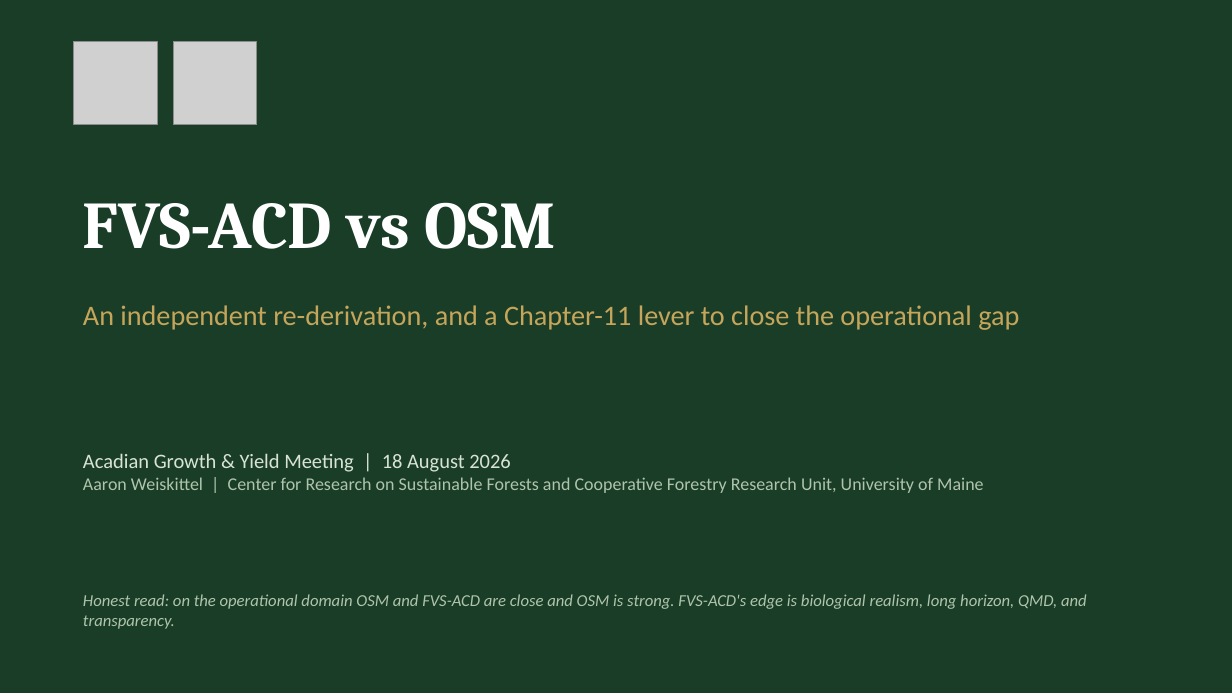
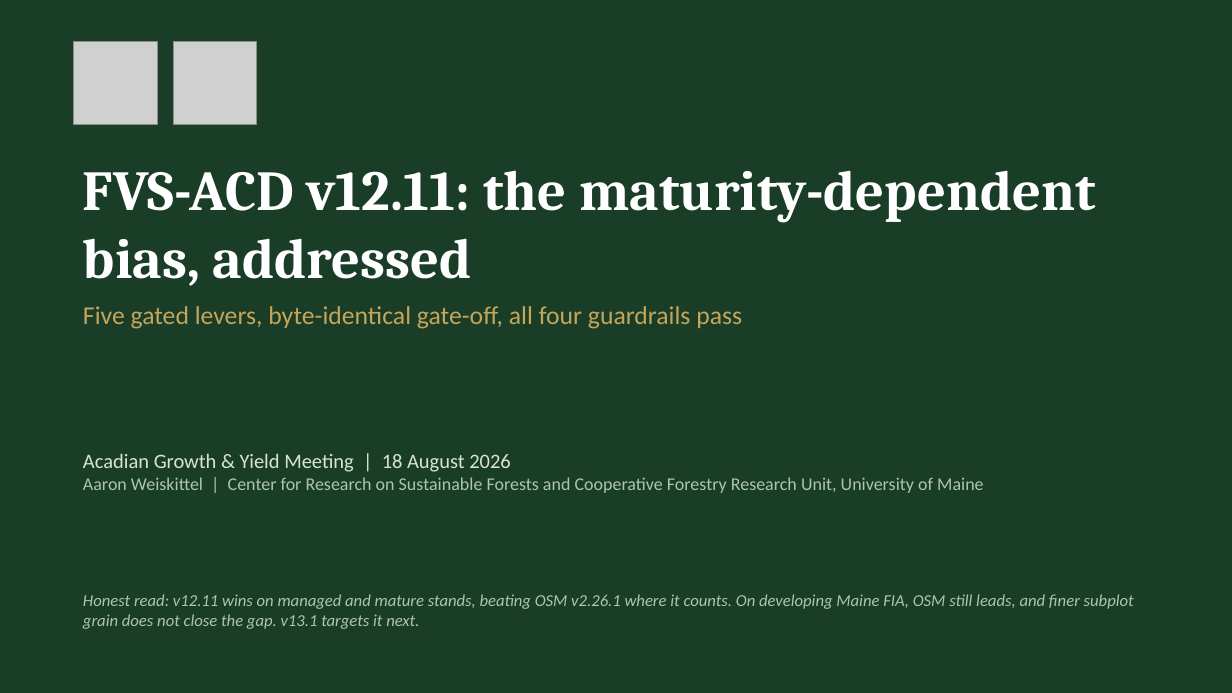
Before and after one commit to holoros/fvs-acd, a slide deck: slide 1 of FVS-ACD_Hennigar_Aug2026.pptx. Drawn at 1232x693 pixels with LibreOffice and Linux fonts; fonts in the diff are those of the drawing; grey boxes stand for pictures. Boxes give left, top, right and bottom in pixels: in the first picture for what was removed or moved away, otherwise in the second. Text is boxed around its words. In the diff, an @@ line names an element or a change of style, - is before the commit and + after.

```diff
--- a/FVS-ACD_Hennigar_Aug2026.pptx
+++ b/FVS-ACD_Hennigar_Aug2026.pptx
@@ text at (83, 170, 1096, 286): text changed; size 52 to 44 pt @@
-FVS-ACD vs OSM
+FVS-ACD v12.11: the maturity-dependent bias, addressed
@@ text at (83, 306, 742, 329): text changed; size 22 to 20 pt @@
-An independent re-derivation, and a Chapter-11 lever to close the operational gap
+Five gated levers, byte-identical gate-off, all four guardrails pass
@@ text at (83, 594, 1134, 629): text changed @@
-Honest read: on the operational domain OSM and FVS-ACD are close and OSM is strong. FVS-ACD's edge is biological realism, long horizon, QMD, and transparency.
+Honest read: v12.11 wins on managed and mature stands, beating OSM v2.26.1 where it counts. On developing Maine FIA, OSM still leads, and finer subplot grain does not close the gap. v13.1 targets it next.
```
Also in this commit, not shown: 11 other slides changed, 22 slides added, 2 slides removed, 33 other files.
